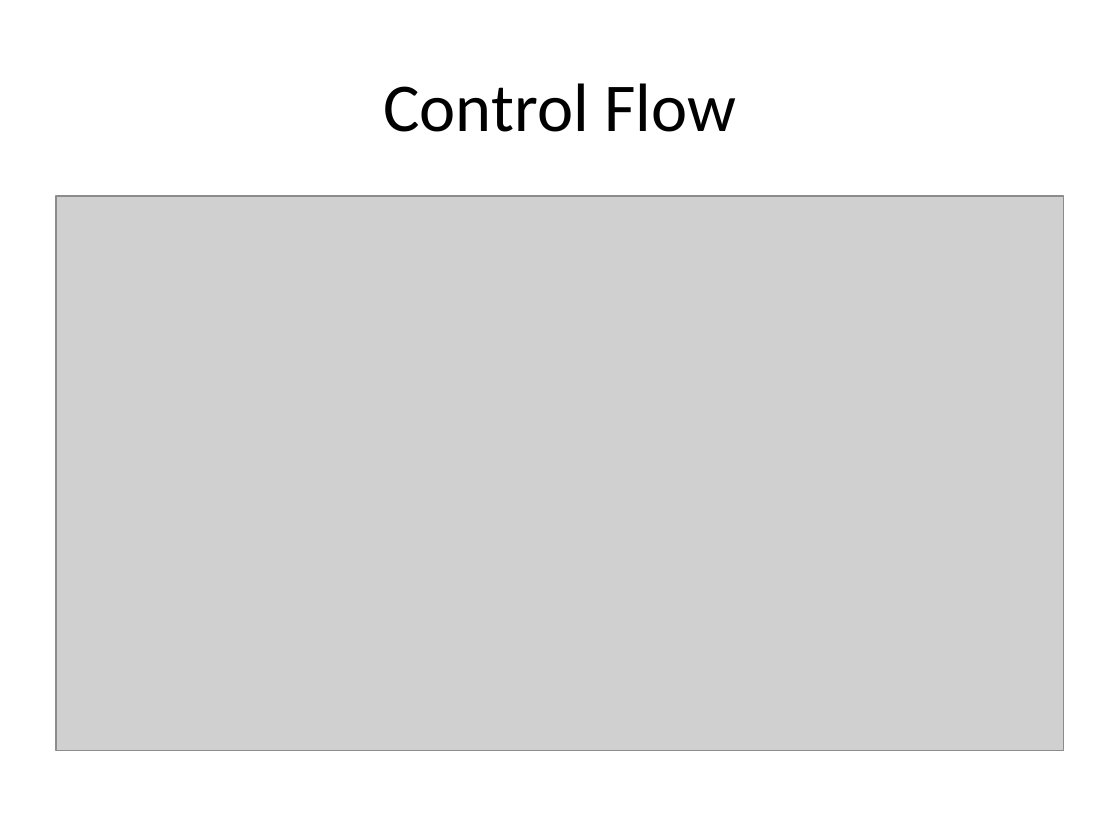
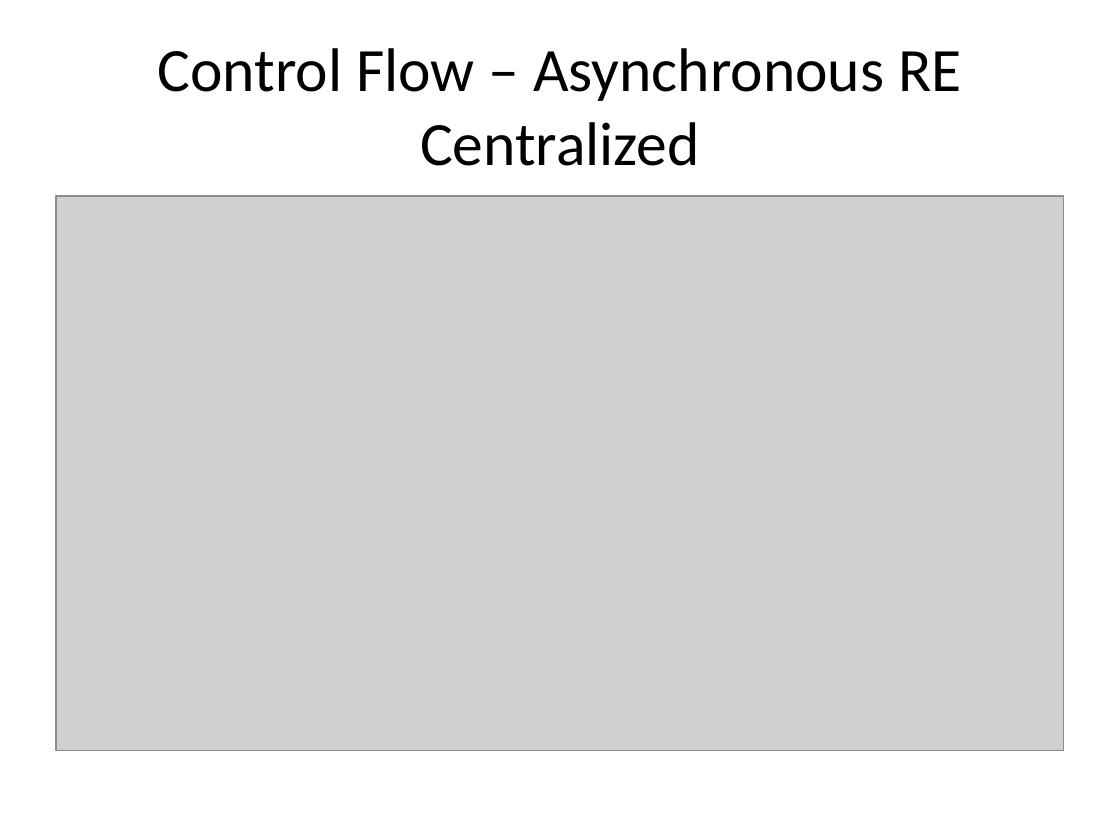
Before and after one commit to saga-project/saga-cpp-legacy-projects, a slide deck: slide 10 of papers/async-re/data/RE.pptx. Drawn at 1120x840 pixels with LibreOffice and Linux fonts; fonts in the diff are those of the drawing; grey boxes stand for pictures. Boxes give left, top, right and bottom in pixels: in the first picture for what was removed or moved away, otherwise in the second. Text is boxed around its words. In the diff, an @@ line names an element or a change of style, - is before the commit and + after.

```diff
--- a/papers/async-re/data/RE.pptx
+++ b/papers/async-re/data/RE.pptx
@@ title at <box>157,48,961,166</box>: text changed; size 44 to 39.6 pt @@
-Control Flow
+Control Flow – Asynchronous RE Centralized
```
Also in this commit, not shown: 8 other slides changed, 4 slides added, 1 slide removed, 3 other files.
